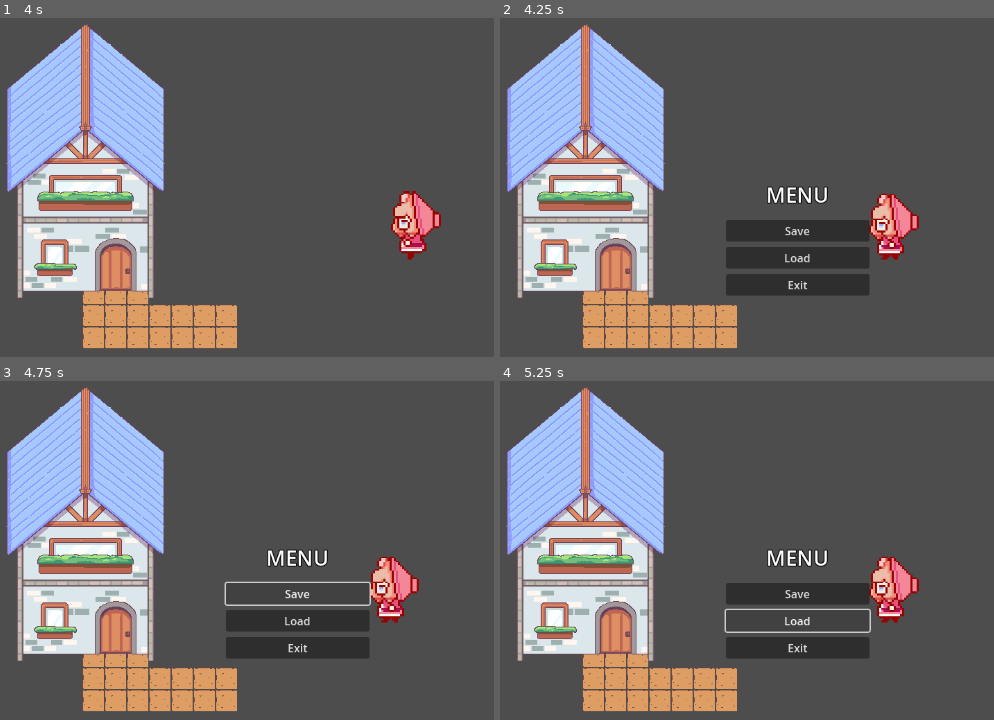
Above: before the commit, frames 1-4 (two rows, left to right).
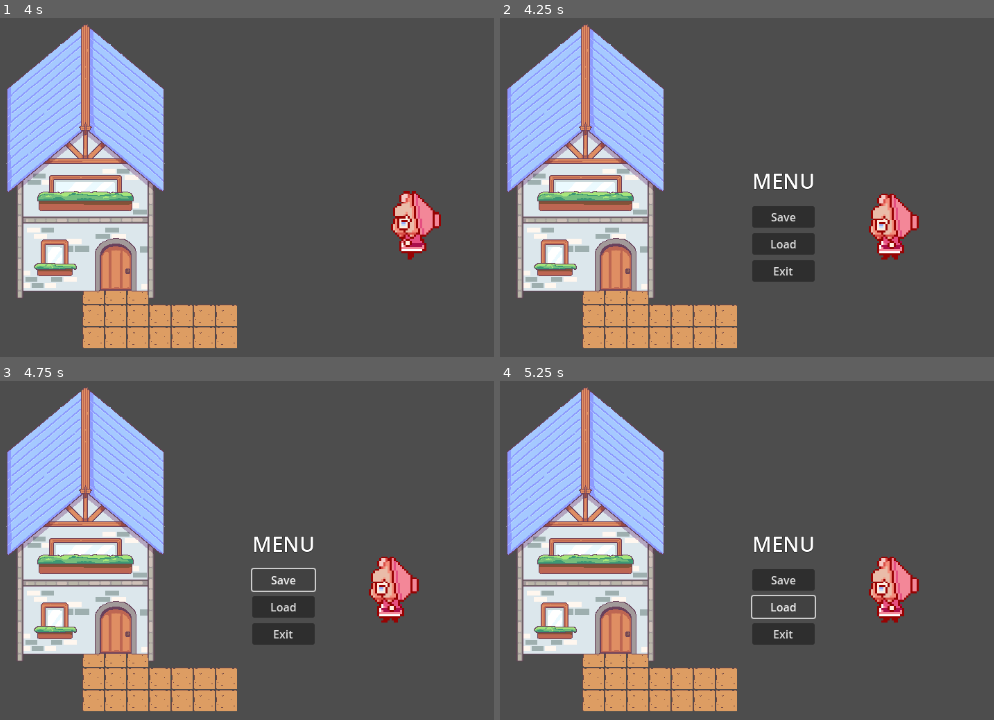
Above: after the commit, the same moments.

Repository: clara0/ApothecaryGame
Game: Godot game, scene res://main.tscn
Same seed, same stepped clock (60 frames per second), same inputs: the game is played once before the commit and once after it.
Inputs:
- Up to frame 1 (4 s): tap Enter at 0.5 s; hold D (right) 0.53-1.28 s; hold S (down) 1.28-2.03 s; hold D (right) 2.03-2.78 s; hold W (up) 2.78-3.53 s; hold A (left) from 3.53 s (still down)
- Up to frame 2 (4.25 s): keep holding A (left); tap X (menu) at 4.15 s
- Up to frame 3 (4.75 s): release A (left) at 4.25 s; click "Save" at 4.25 s
- Up to frame 4 (5.25 s): click "Load" at 5 s

Frame 1 is identical in both runs. In frame 2, 5.5% of the frame differs, in the area x 45-75%, y 45-82%; in frame 3, 4.4%; in frame 4, 4.6%.
Error in both runs: Attempt to call function 'store_line' in base 'null instance' on a null instance. (res://singletons/persist.gd:14)

Commit message:
put game menu in separate scene

Diff:
--- a/main.tscn
+++ b/main.tscn
@@ -1,11 +1,10 @@
-[gd_scene load_steps=11 format=4 uid="uid://ysuhy6cl4fqh"]
+[gd_scene load_steps=10 format=4 uid="uid://ysuhy6cl4fqh"]
 
 [ext_resource type="PackedScene" uid="uid://f8sn0a0pa6k7" path="res://scenes/player/player.tscn" id="1_goqnc"]
 [ext_resource type="Script" path="res://scenes/player/player.gd" id="2_53btb"]
-[ext_resource type="Script" path="res://scenes/menu/menu.gd" id="2_dmreb"]
 [ext_resource type="Texture2D" uid="uid://bqerarxqy7ceg" path="res://graphics/background/sketchy_road.png" id="3_r5h2w"]
 [ext_resource type="Texture2D" uid="uid://wbk1tvcfv121" path="res://graphics/background/npc_house_sorta_final.png" id="4_2o0ev"]
-[ext_resource type="PackedScene" uid="uid://dhwigvw8d1kk8" path="res://scenes/menu/menu.tscn" id="5_q6khd"]
+[ext_resource type="PackedScene" uid="uid://co1hr67rpogvn" path="res://scenes/menus/game_menu.tscn" id="7_m4he7"]
 
 [sub_resource type="TileSetAtlasSource" id="TileSetAtlasSource_krdq4"]
 texture = ExtResource("3_r5h2w")
@@ -157,51 +156,6 @@
 
 [node name="Main" type="Node2D"]
 
-[node name="Menu" parent="." instance=ExtResource("5_q6khd")]
-z_index = 999
-script = ExtResource("2_dmreb")
-
-[node name="MarginContainer" type="MarginContainer" parent="Menu"]
-layout_mode = 1
-anchors_preset = 8
-anchor_left = 0.5
-anchor_top = 0.5
-anchor_right = 0.5
-anchor_bottom = 0.5
-offset_left = -103.5
-offset_top = -64.0
-offset_right = 103.5
-offset_bottom = 64.0
-grow_horizontal = 2
-grow_vertical = 2
-
-[node name="VBoxContainer" type="VBoxContainer" parent="Menu/MarginContainer"]
-layout_mode = 2
-theme_override_constants/separation = 16
-
-[node name="Label" type="Label" parent="Menu/MarginContainer/VBoxContainer"]
-layout_mode = 2
-theme_override_constants/outline_size = 5
-theme_override_font_sizes/font_size = 30
-text = "MENU"
-horizontal_alignment = 1
-
-[node name="VBoxContainer2" type="VBoxContainer" parent="Menu/MarginContainer/VBoxContainer"]
-layout_mode = 2
-theme_override_constants/separation = 8
-
-[node name="Save" type="Button" parent="Menu/MarginContainer/VBoxContainer/VBoxContainer2"]
-layout_mode = 2
-text = "Save"
-
-[node name="Load" type="Button" parent="Menu/MarginContainer/VBoxContainer/VBoxContainer2"]
-layout_mode = 2
-text = "Load"
-
-[node name="Exit" type="Button" parent="Menu/MarginContainer/VBoxContainer/VBoxContainer2"]
-layout_mode = 2
-text = "Exit"
-
 [node name="Camera2D" type="Camera2D" parent="."]
 
 [node name="Player" parent="." instance=ExtResource("1_goqnc")]
@@ -218,6 +172,7 @@
 tile_map_data = PackedByteArray("AAD4//j/AQADAAMAAAD4//n/AQADAAQAAAD4//r/AQADAAUAAAD4//v/AQADAAYAAAD4//z/AQADAAcAAAD4// …(1344 unchanged characters)…
 tile_set = SubResource("TileSet_6j0mf")
 
-[connection signal="pressed" from="Menu/MarginContainer/VBoxContainer/VBoxContainer2/Save" to="Menu" method="_on_save_pressed"]
-[connection signal="pressed" from="Menu/MarginContainer/VBoxContainer/VBoxContainer2/Load" to="Menu" method="_on_load_pressed"]
-[connection signal="pressed" from="Menu/MarginContainer/VBoxContainer/VBoxContainer2/Exit" to="Menu" method="_on_exit_pressed"]
+[node name="PotionMakeMenu" type="Node2D" parent="."]
+
+[node name="GameMenu" parent="." instance=ExtResource("7_m4he7")]
+z_index = 999
--- a/scenes/menu/menu.tscn
+++ /dev/null
@@ -1,7 +0,0 @@
-[gd_scene format=3 uid="uid://dhwigvw8d1kk8"]
-
-[node name="Menu" type="Control"]
-layout_mode = 3
-anchors_preset = 0
-offset_right = 40.0
-offset_bottom = 40.0
--- /dev/null
+++ b/scenes/menus/game_menu.tscn
@@ -0,0 +1,64 @@
+[gd_scene load_steps=2 format=3 uid="uid://co1hr67rpogvn"]
+
+[ext_resource type="Script" path="res://scenes/menus/game_menu.gd" id="1_voayh"]
+
+[node name="GameMenu" type="Control"]
+layout_mode = 3
+anchors_preset = 8
+anchor_left = 0.5
+anchor_top = 0.5
+anchor_right = 0.5
+anchor_bottom = 0.5
+offset_left = -20.0
+offset_top = -20.0
+offset_right = 20.0
+offset_bottom = 20.0
+grow_horizontal = 2
+grow_vertical = 2
+size_flags_horizontal = 4
+size_flags_vertical = 4
+script = ExtResource("1_voayh")
+
+[node name="MarginContainer" type="MarginContainer" parent="."]
+layout_mode = 1
+anchors_preset = 8
+anchor_left = 0.5
+anchor_top = 0.5
+anchor_right = 0.5
+anchor_bottom = 0.5
+offset_left = -45.0
+offset_top = -83.5
+offset_right = 45.0
+offset_bottom = 83.5
+grow_horizontal = 2
+grow_vertical = 2
+
+[node name="VBoxContainer" type="VBoxContainer" parent="MarginContainer"]
+layout_mode = 2
+theme_override_constants/separation = 16
+
+[node name="Label" type="Label" parent="MarginContainer/VBoxContainer"]
+layout_mode = 2
+theme_override_constants/outline_size = 2
+theme_override_font_sizes/font_size = 30
+text = "MENU"
+
+[node name="VBoxContainer" type="VBoxContainer" parent="MarginContainer/VBoxContainer"]
+layout_mode = 2
+theme_override_constants/separation = 8
+
+[node name="Save" type="Button" parent="MarginContainer/VBoxContainer/VBoxContainer"]
+layout_mode = 2
+text = "Save"
+
+[node name="Load" type="Button" parent="MarginContainer/VBoxContainer/VBoxContainer"]
+layout_mode = 2
+text = "Load"
+
+[node name="Exit" type="Button" parent="MarginContainer/VBoxContainer/VBoxContainer"]
+layout_mode = 2
+text = "Exit"
+
+[connection signal="pressed" from="MarginContainer/VBoxContainer/VBoxContainer/Save" to="." method="_on_save_pressed"]
+[connection signal="pressed" from="MarginContainer/VBoxContainer/VBoxContainer/Load" to="." method="_on_load_pressed"]
+[connection signal="pressed" from="MarginContainer/VBoxContainer/VBoxContainer/Exit" to="." method="_on_exit_pressed"]
--- /dev/null
+++ b/scenes/menus/potion_making_menu.tscn
@@ -0,0 +1,7 @@
+[gd_scene format=3 uid="uid://ba4k13rpohl0a"]
+
+[node name="PotionMakingMenu" type="Control"]
+layout_mode = 3
+anchors_preset = 0
+offset_right = 40.0
+offset_bottom = 40.0
Renamed: scenes/menu/menu.gd -> scenes/menus/game_menu.gd
